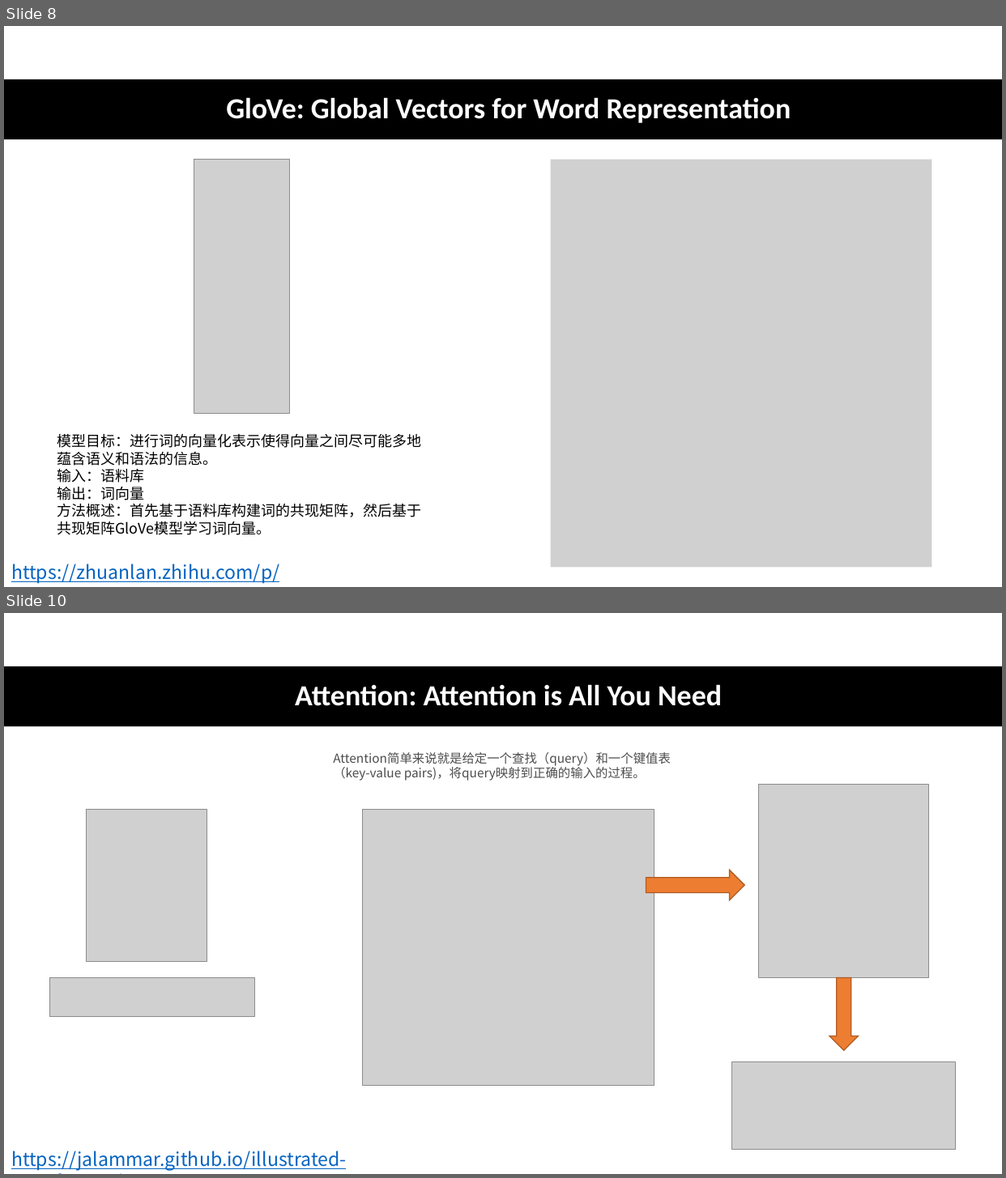
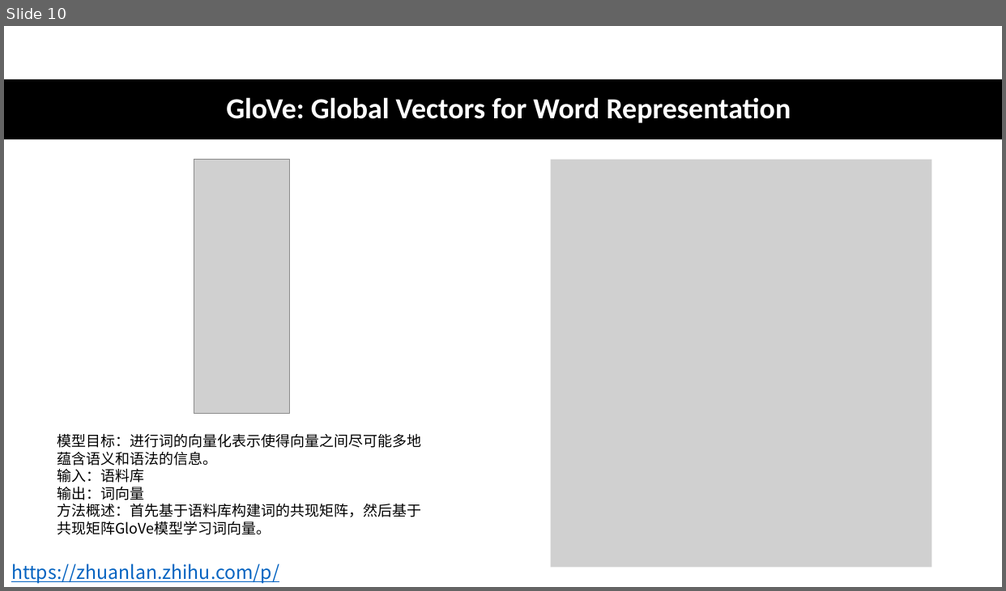
Before and after one commit to CrescentIvy/CPSS, a slide deck: xinwei zhao.pptx. Shown one above the other, each under a label of ours: slides 8 and 10 before the commit, slide 10 after it; the slides between them are not shown. The pictures are 1006x1178 and 1006x591 pixels, drawn with LibreOffice and Linux fonts; fonts in the diff are those of the drawing; grey boxes stand for pictures. Boxes give left, top, right and bottom in pixels: in the first picture for what was removed or moved away, otherwise in the second. Text is boxed around its words. In the diff, an @@ line names an element or a change of style, - is before the commit and + after.

```diff
--- a/xinwei zhao.pptx
+++ b/xinwei zhao.pptx
@@ slide 10 removed at box(4, 613, 1002, 1174), background #FFFFFF @@
@@ rectangle removed at box(4, 666, 1002, 726) @@
@@ title removed at box(295, 684, 722, 706) @@
-Attention: Attention is All You Need
@@ text removed at box(333, 752, 671, 781) @@
-Attention简单来说就是给定一个查找（query）和一个键值表（key-value pairs)，将query映射到正确的输入的过程。
@@ picture removed at box(759, 785, 929, 977) @@
@@ picture removed at box(86, 809, 206, 962) @@
@@ picture removed at box(363, 809, 654, 1086) @@
@@ right arrow removed at box(646, 871, 745, 901) @@
@@ picture removed at box(49, 978, 255, 1017) @@
@@ right arrow removed at box(829, 978, 859, 1051) @@
@@ picture removed at box(731, 1063, 956, 1150) @@
@@ text removed at box(11, 1151, 347, 1170) @@
-https://jalammar.github.io/illustrated-transformer/
@@ what was slide 8 is now slide 10 @@
```
Also in this commit, not shown: 12 slides changed, 5 slides added, 3 other slides removed, 1 other file.
